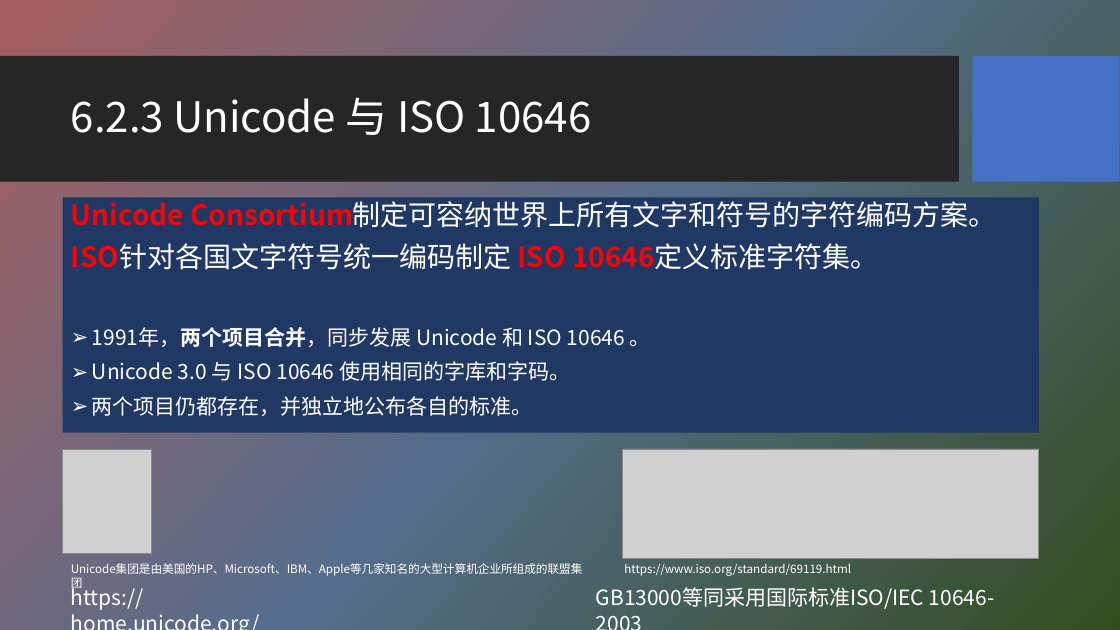
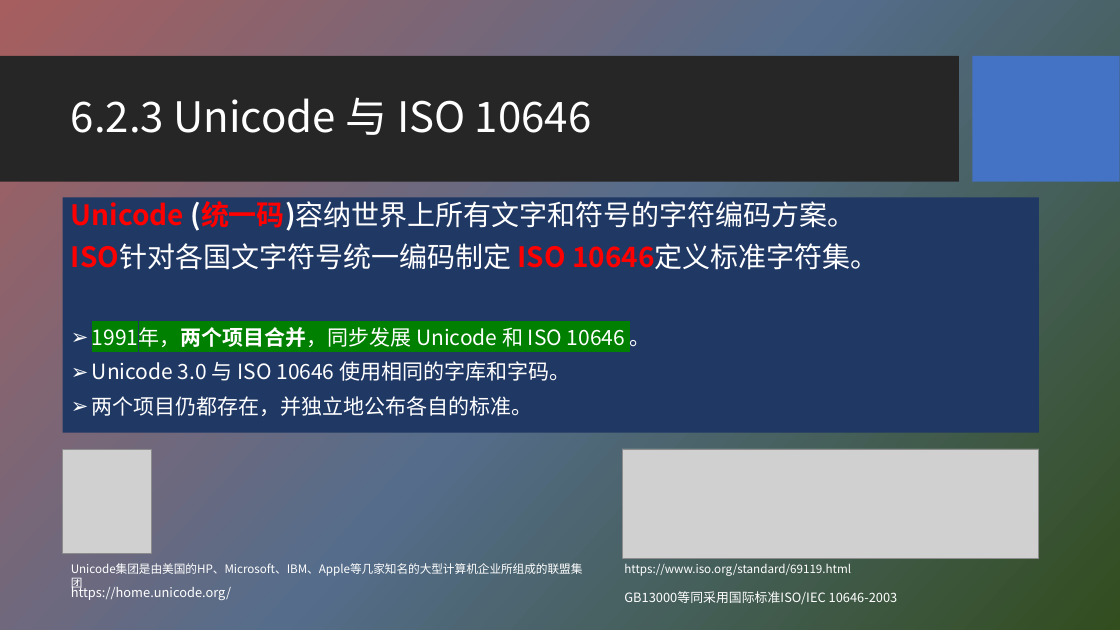
Before and after one commit to HBU/NLP_PPT, a slide deck: slide 12 of PPT-2020/ch06 字符编码与字频统计.pptx. Drawn at 1120x630 pixels with LibreOffice and Linux fonts; fonts in the diff are those of the drawing; grey boxes stand for pictures; background and template pictures are left out. Boxes give left, top, right and bottom in pixels: in the first picture for what was removed or moved away, otherwise in the second. Text is boxed around its words. In the diff, an @@ line names an element or a change of style, - is before the commit and + after.

```diff
--- a/PPT-2020/ch06 字符编码与字频统计.pptx
+++ b/PPT-2020/ch06 字符编码与字频统计.pptx
@@ text at (71,201,855,231): text changed @@
-Unicode Consortium制定可容纳世界上所有文字和符号的字符编码方案。
+Unicode (统一码)容纳世界上所有文字和符号的字符编码方案。
@@ text at (92,324,651,350): highlight none to #008000 in "1991年，两个项目合并，同步发展 Unicode 和 ISO 10646" @@
@@ text "https://home.unicode.org/" at (71,584,231,600): size 18 to 11 pt @@
@@ text "GB13000等同采用国际标准ISO/IEC 10646-2003" at (624,591,898,604): size 18 to 11 pt @@
@@ text "GB13000等同采用国际标准ISO/IEC 10646-2003": place and size @@
-text "GB13000等同采用国际标准ISO/IEC 10646-2003" at (596,587,994,609)
+text "GB13000等同采用国际标准ISO/IEC 10646-2003" at (624,591,898,604)
```
Also in this commit, not shown: 16 other slides changed, 1 other file.
